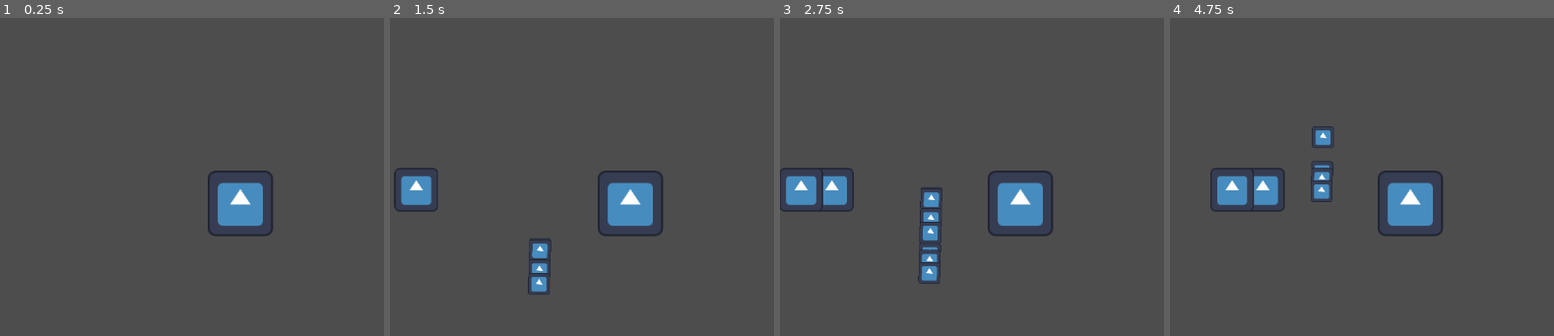
Above: before the commit, frames 1-4 (left to right).
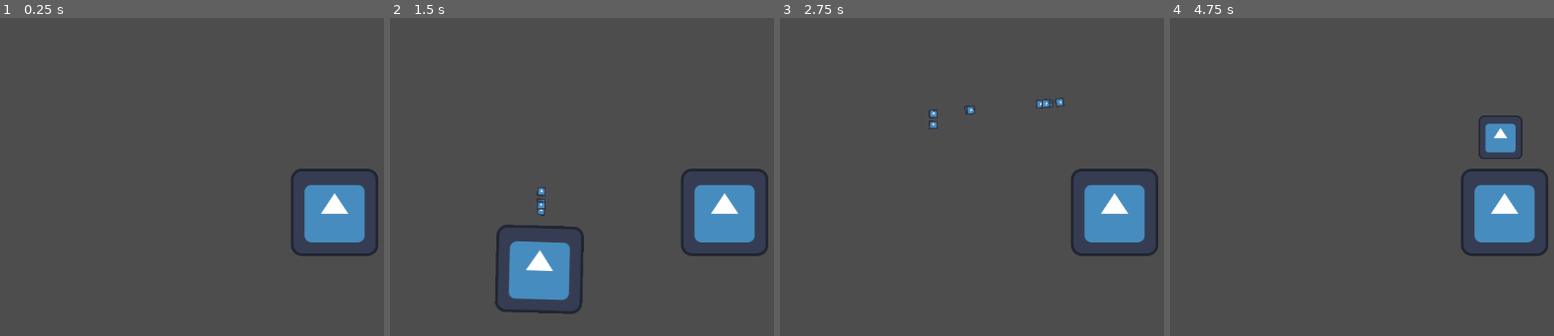
Above: after the commit, the same moments.

Repository: mosimosi2008/the-tower-offense-game
Game: Godot game, scene res://test_scene.tscn
Two runs of this game, one before a commit and one after it. Both use one fixed random seed, a clock stepped at 60 frames per second and the inputs below. Before the commit the project has no main scene; this scene is started directly in both runs. The engine's default icon, where the game draws it, is replaced by a stand-in: a white triangle on a blue panel in a dark square.
Inputs:
- Up to frame 1 (0.25 s): no input
- Up to frame 2 (1.5 s): tap Enter (ui_accept) at 0.5, 1.35 s; hold Right (ui_right) 0.53-1.28 s; hold Enter (ui_accept) 0.53-1.28 s; hold Down (ui_down) from 1.28 s (still down)
- Up to frame 3 (2.75 s): tap Enter (ui_accept) at 1.52, 1.82 s; release Down (ui_down) at 2.03 s; hold Right (ui_right) from 2.03 s (still down); hold Enter (ui_accept) from 2.03 s (still down)
- Up to frame 4 (4.75 s): release Enter (ui_accept) at 2.78 s; tap Enter (ui_accept) at 2.85, 3.02, 3.32, 4.35, 4.52 s; release Right (ui_right) at 3.53 s; hold Enter (ui_accept) 3.53-4.28 s; hold Left (ui_left) from 3.53 s (still down)

The runs differ from the first frame. In frame 1, 5.7% of the frame differs, in the area x 54-99%, y 47-75%; in frame 2, 10%, in the area x 1-99%, y 47-94%; in frame 3, 8.8%; in frame 4, 9.1%.

Commit message:
Add files via upload

Diff:
--- a/a-tower-offence-game-/Main.gd
+++ b/a-tower-offence-game-/Main.gd
@@ -9,7 +9,8 @@
 var bot_dict: Dictionary = {
 	"test": preload("uid://cdv3bxyerik2f"),
 	"boom": preload("uid://v4pgqv47la"),
-	"heal": preload("uid://c767vqha1r5x8")
+	"heal": preload("uid://c767vqha1r5x8"),
+	"mom": preload("uid://emtn7fi6irv6")
 }
 # Called when the node enters the scene tree for the first time.
 func _ready() -> void:
@@ -19,15 +20,12 @@
 #TEST, REMEMBER TO REMOVE THIS
 func _unhandled_key_input(event: InputEvent) -> void:
 	if event.is_action_pressed("ui_accept"):
-		spawn_bot("heal")
-		await get_tree().create_timer(0.5).timeout
-		spawn_bot("test")
-		bot.take_damage(5)
+		spawn_bot("mom")
+
 	if event.is_action_pressed("ui_down"):
 		bot.take_damage(20)
-	if event.is_action_pressed("ui_right"):
-		print("projectile fired")
-		test_projectile()
+
+
 	if event.is_action_pressed("ui_left"):
 		$TestTower.attack()
 #REMOVE
@@ -48,6 +46,8 @@
 		current_path.add_child(bot)
 		bot.bot_finish.connect(bot_finish)
 		cogs-= bot.cog_cost
+		if bot_name == "mom":
+			bot.mom_bot_death.connect(mom_bot_death)
 	print("cogs: ")
 	print(cogs)
 	print()
@@ -58,3 +58,10 @@
 	print("cogs:")
 	print(cogs)
 	print()
+
+func stun(stun_time: float, tower: Tower):
+	tower.stun(stun_time)
+
+func mom_bot_death(children):
+	for child in children:
+		child.bot_finish.connect(bot_finish)
--- a/a-tower-offence-game-/Tower.gd
+++ b/a-tower-offence-game-/Tower.gd
@@ -40,9 +40,7 @@
 func attack():
 	#Find all areas in detection
 	areas = detection_area.get_overlapping_areas()
-	print("attacking_start")
 	for area in areas:
-		print("attacking")
 		bot = area.get_parent()
 		#Target RayCast at bot
 		ray_cast.target_position = bot.global_position-ray_cast.global_position
@@ -64,3 +62,8 @@
 
 	else:
 		cooldown_timer = 0.1
+
+func stun(time):
+	self.set_process(false)
+	await get_tree().create_timer(time).timeout
+	self.set_process(true)
--- a/a-tower-offence-game-/boom_bot.gd
+++ b/a-tower-offence-game-/boom_bot.gd
@@ -2,6 +2,8 @@
 
 
 
+var stun_time: float = 1
+var areas
 func on_death():
 	self.set_process(false)
 	shockwave()
@@ -11,3 +13,9 @@
 func shockwave():
 	$Sprite2D.visible = false
 	$Hitbox.visible = true
+	areas = $Hitbox.get_overlapping_areas()
+	for area in areas:
+		if area.get_parent() is Tower:
+			#Maybe check for walls?
+
+			find_parent("Main").stun(stun_time, area.get_parent())
--- a/a-tower-offence-game-/boom_bot.tscn
+++ b/a-tower-offence-game-/boom_bot.tscn
@@ -18,13 +18,12 @@
 
 [node name="Sprite2D" type="Sprite2D" parent="."]
 rotation = 1.5708
-scale = Vector2(0.25, 0.25)
 texture = ExtResource("2_ffcsf")
 
 [node name="Hitbox" type="Area2D" parent="."]
 visible = false
-light_mask = 0
-visibility_layer = 4
+collision_layer = 0
+collision_mask = 4
 
 [node name="CollisionShape2D" type="CollisionShape2D" parent="Hitbox"]
 shape = SubResource("CircleShape2D_jcxs2")
--- /dev/null
+++ b/a-tower-offence-game-/child_bot.tscn
@@ -0,0 +1,24 @@
+[gd_scene load_steps=4 format=3 uid="uid://b1ce7dj2gvc4g"]
+
+[ext_resource type="Script" path="res://Bot.gd" id="1_6oi6p"]
+[ext_resource type="Texture2D" uid="uid://ctx3qnccupo4l" path="res://icon.svg" id="2_dxbmo"]
+
+[sub_resource type="RectangleShape2D" id="RectangleShape2D_p312r"]
+
+[node name="ChildBot" type="PathFollow2D"]
+script = ExtResource("1_6oi6p")
+max_health = 10
+move_speed = 4.0
+cog_cost = 10
+cog_multiplier = 1.0
+
+[node name="Sprite2D" type="Sprite2D" parent="."]
+rotation = 1.5708
+scale = Vector2(0.1, 0.1)
+texture = ExtResource("2_dxbmo")
+
+[node name="Hurtbox" type="Area2D" parent="."]
+collision_mask = 2
+
+[node name="CollisionShape2D" type="CollisionShape2D" parent="Hurtbox"]
+shape = SubResource("RectangleShape2D_p312r")
--- a/a-tower-offence-game-/heal_bot.tscn
+++ b/a-tower-offence-game-/heal_bot.tscn
@@ -18,7 +18,6 @@
 
 [node name="Sprite2D" type="Sprite2D" parent="."]
 rotation = 1.5708
-scale = Vector2(0.25, 0.25)
 texture = ExtResource("2_8d0nb")
 
 [node name="HealBox" type="Area2D" parent="."]
--- /dev/null
+++ b/a-tower-offence-game-/mom_bot.gd
@@ -0,0 +1,12 @@
+extends Bot
+
+signal mom_bot_death
+var child = preload("uid://b1ce7dj2gvc4g")
+var children: Array[Bot] = []
+func on_death():
+	for i in range(4):
+		children.append(child.instantiate())
+		children[i].progress = self.progress + randf_range(0,100)
+		get_parent().add_child(children[i])
+	mom_bot_death.emit(children)
+	super.on_death()
--- /dev/null
+++ b/a-tower-offence-game-/mom_bot.tscn
@@ -0,0 +1,25 @@
+[gd_scene load_steps=4 format=3 uid="uid://emtn7fi6irv6"]
+
+[ext_resource type="Script" path="res://mom_bot.gd" id="1_s6lu1"]
+[ext_resource type="Texture2D" uid="uid://ctx3qnccupo4l" path="res://icon.svg" id="2_ovf7x"]
+
+[sub_resource type="RectangleShape2D" id="RectangleShape2D_caqmt"]
+size = Vector2(91, 92)
+
+[node name="MomBot" type="PathFollow2D"]
+script = ExtResource("1_s6lu1")
+max_health = 50
+move_speed = 0.5
+cog_cost = 100
+cog_multiplier = 1.5
+
+[node name="Sprite2D" type="Sprite2D" parent="."]
+rotation = 1.5708
+texture = ExtResource("2_ovf7x")
+
+[node name="Hurtbox" type="Area2D" parent="."]
+collision_mask = 2
+
+[node name="CollisionShape2D" type="CollisionShape2D" parent="Hurtbox"]
+position = Vector2(-0.5, 1)
+shape = SubResource("RectangleShape2D_caqmt")
--- a/a-tower-offence-game-/project.godot
+++ b/a-tower-offence-game-/project.godot
@@ -11,6 +11,7 @@
 [application]
 
 config/name="A Tower Offence Game"
+run/main_scene="res://test_scene.tscn"
 config/features=PackedStringArray("4.3", "Forward Plus")
 config/icon="res://icon.svg"
 
--- a/a-tower-offence-game-/test_projectile.tscn
+++ b/a-tower-offence-game-/test_projectile.tscn
@@ -9,7 +9,7 @@
 
 [node name="TestProj" type="Node2D"]
 script = ExtResource("1_ewgdd")
-damage = 5
+damage = 30
 airspeed = 0.5
 max_pierce = 5
 max_lifetime = 10.0
--- a/a-tower-offence-game-/test_scene.tscn
+++ b/a-tower-offence-game-/test_scene.tscn
@@ -9,11 +9,11 @@
 }
 point_count = 7
 
-[node name="TestScene" type="Node2D"]
+[node name="Main" type="Node2D"]
 script = ExtResource("1_f1mfh")
 
 [node name="Path2D" type="Path2D" parent="."]
 curve = SubResource("Curve2D_8tvs1")
 
 [node name="TestTower" parent="." instance=ExtResource("2_nutyx")]
-position = Vector2(352, 318)
+position = Vector2(490, 331)
--- a/a-tower-offence-game-/test_tower.tscn
+++ b/a-tower-offence-game-/test_tower.tscn
@@ -6,6 +6,9 @@
 
 [sub_resource type="CircleShape2D" id="CircleShape2D_h4qkl"]
 radius = 299.328
+
+[sub_resource type="RectangleShape2D" id="RectangleShape2D_fw3py"]
+size = Vector2(92, 89)
 
 [node name="TestTower" type="Node2D" node_paths=PackedStringArray("detection_area", "ray_cast")]
 script = ExtResource("1_54pj5")
@@ -21,10 +24,18 @@
 shape = SubResource("CircleShape2D_h4qkl")
 
 [node name="Sprite2D" type="Sprite2D" parent="."]
-scale = Vector2(0.75, 0.75)
 texture = ExtResource("2_rsar1")
 
 [node name="RayCast2D" type="RayCast2D" parent="."]
 collision_mask = 8
+hit_from_inside = true
 collide_with_areas = true
 collide_with_bodies = false
+
+[node name="Hurtbox" type="Area2D" parent="."]
+collision_layer = 4
+collision_mask = 0
+
+[node name="CollisionShape2D" type="CollisionShape2D" parent="Hurtbox"]
+position = Vector2(0, -0.5)
+shape = SubResource("RectangleShape2D_fw3py")
Not shown: 1 places in a-tower-offence-game-/test_tower.tscn that only renumber resources
